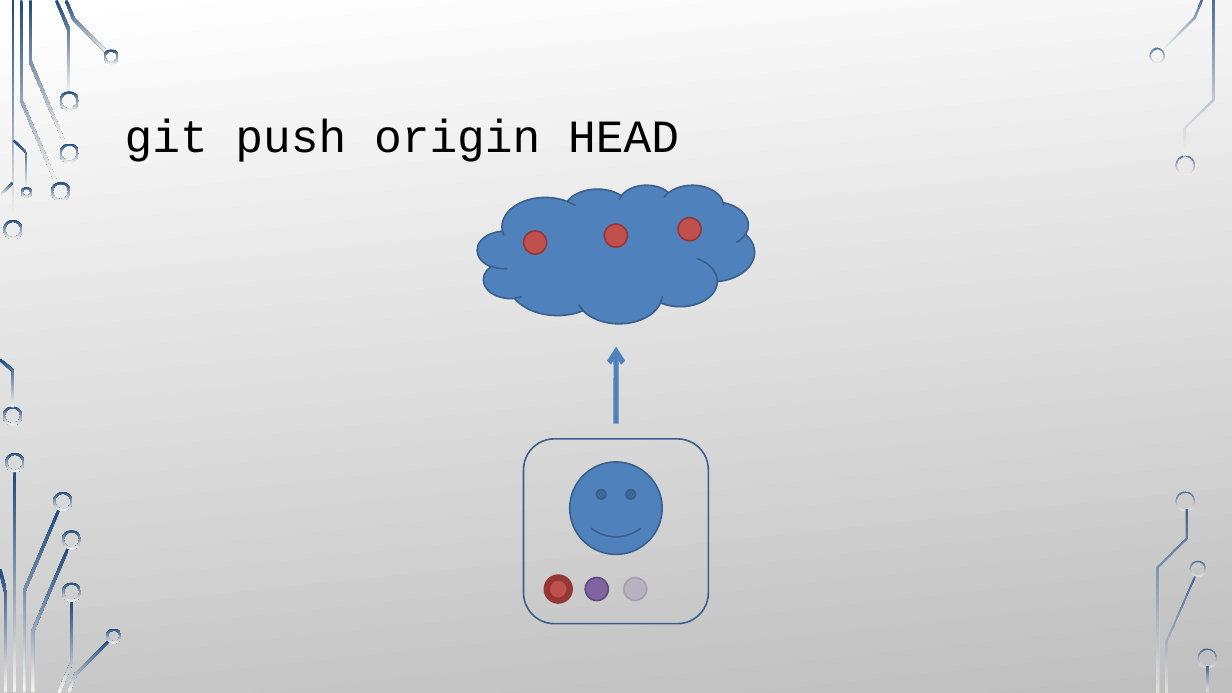
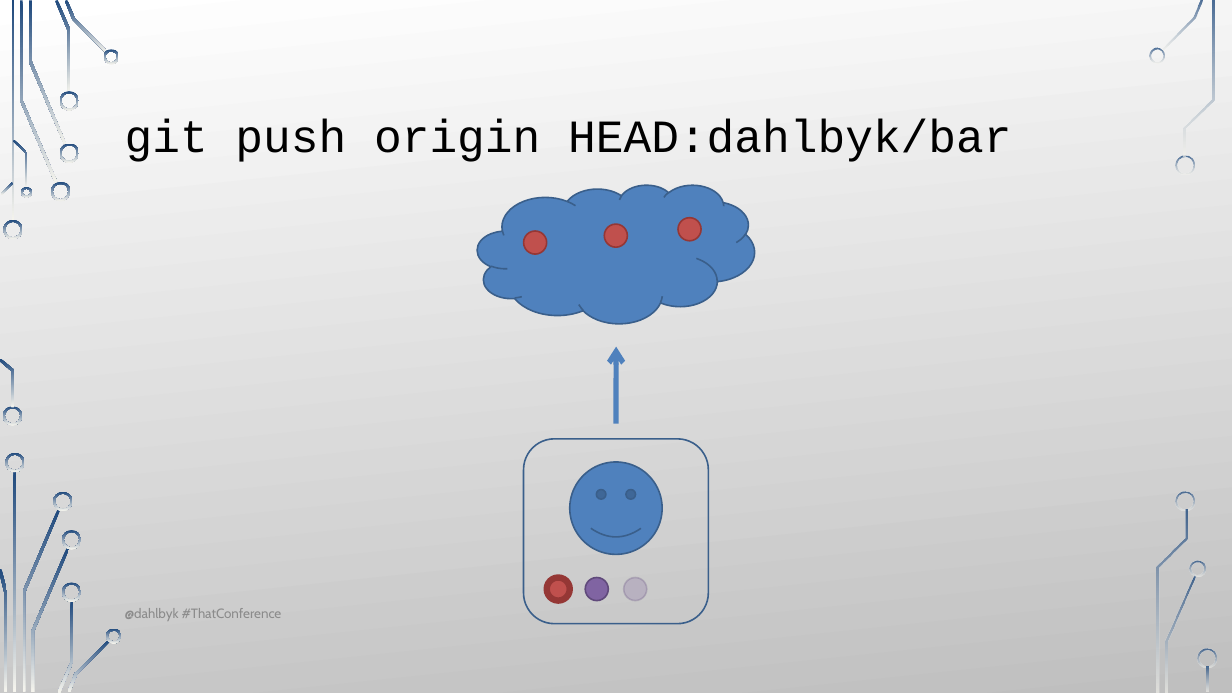
Before and after one commit to dahlbyk/Presentations, a slide deck: slide 28 of UnderstandingGit2/Slides.pptx. Drawn at 1232x693 pixels with LibreOffice and Linux fonts; fonts in the diff are those of the drawing; background and template pictures are left out. Boxes give left, top, right and bottom in pixels: in the first picture for what was removed or moved away, otherwise in the second. Text is boxed around its words. In the diff, an @@ line names an element or a change of style, - is before the commit and + after.

```diff
--- a/UnderstandingGit2/Slides.pptx
+++ b/UnderstandingGit2/Slides.pptx
@@ title at box(125, 119, 1012, 162): text changed @@
-git push origin HEAD
+git push origin HEAD:dahlbyk/bar
@@ text added at box(125, 608, 282, 621), 10.5 pt, text #8C8C8C @@
+@dahlbyk #ThatConference
```
Also in this commit, not shown: 33 other slides changed, 7 slides added, 1 slide removed.
